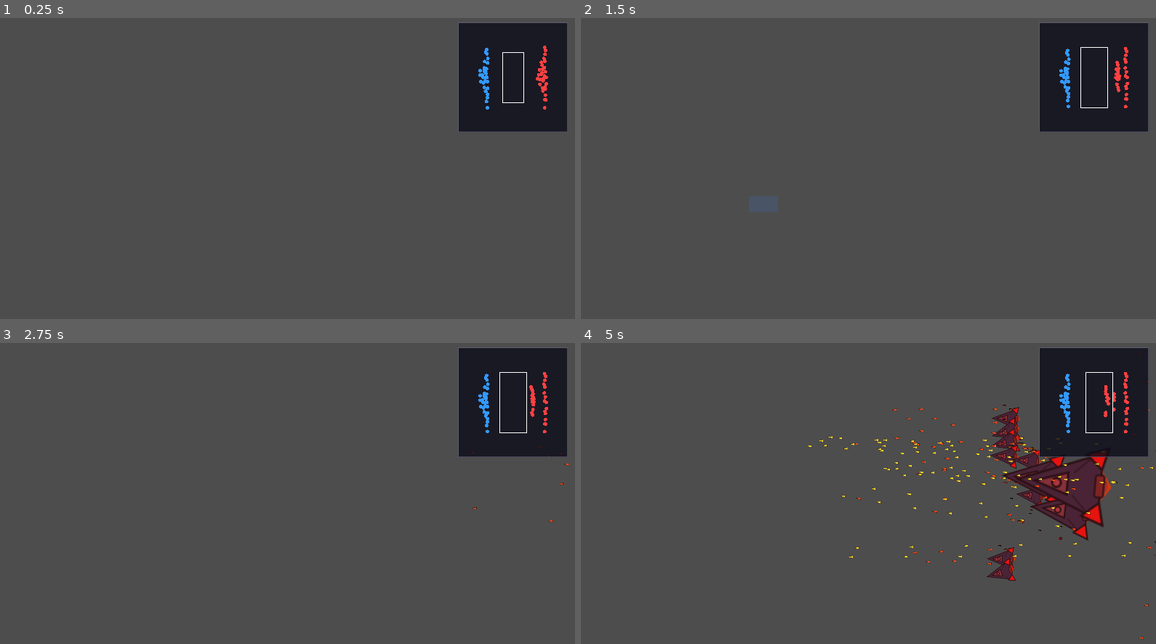
Above: before the commit, frames 1-4 (two rows, left to right).
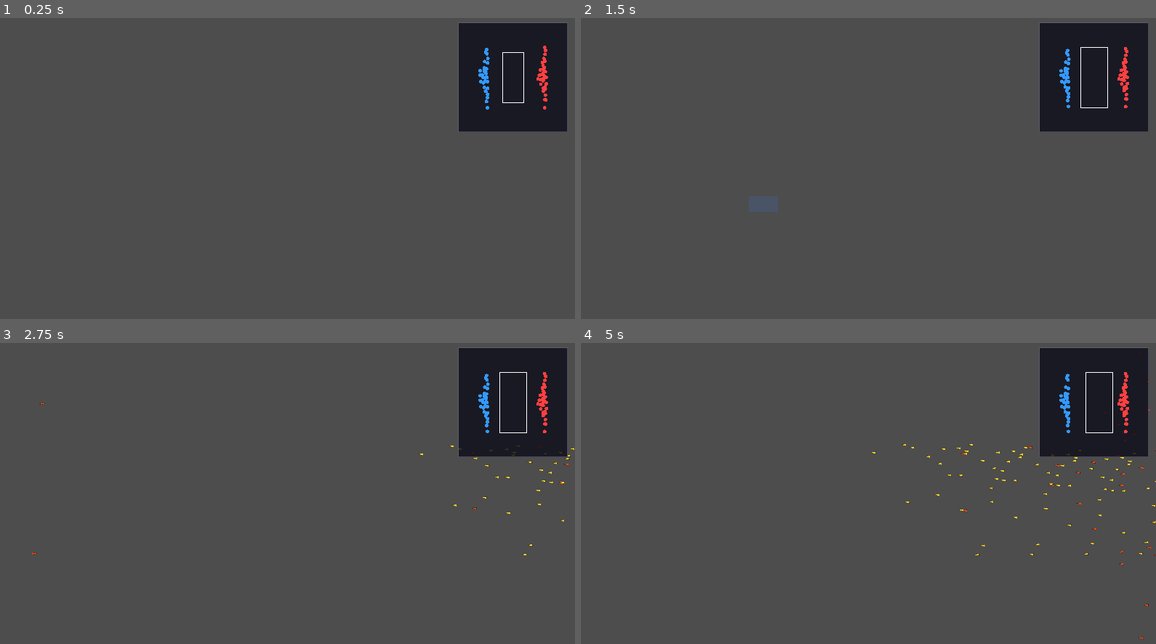
Above: after the commit, the same moments.

Repository: ZhanXuzhao/SpaceRTS
Game: Godot game, scene res://scenes/main.tscn
Two runs of this game, one before a commit and one after it. Both use one fixed random seed, a clock stepped at 60 frames per second and the inputs below.
Inputs (mouse positions are in pixels of both pictures, inside the frame that each line leads up to):
- Up to frame 1 (0.25 s): no input
- Up to frame 2 (1.5 s): tap Enter at 0.5 s; move the mouse to (995, 162) at 0.52 s; hold W 0.53-1.25 s; tap R at 0.6 s; click (995, 162) at 0.67 s; tap Space at 1.25 s; drag from (747, 195) to (834, 243) at 1.27 s
- Up to frame 3 (2.75 s): move the mouse to (345, 433) at 2.02 s; hold W from 2.03 s (still down); tap H at 2.1 s
- Up to frame 4 (5 s): release W at 2.75 s; drag from (834, 568) to (1138, 454) at 2.77 s; move the mouse to (1041, 553) at 3.52 s; hold A 3.53-4.25 s; tap 9 at 3.6 s; drag from (690, 454) to (1035, 436) at 4.27 s

The runs differ from the first frame. In frame 1, less than 0.1% of the frame differs, in the area x 93-95%, y 14-25%; in frame 2, 0.1%; in frame 3, 0.3%; in frame 4, 5.0%, in the area x 39-100%, y 13-79%.

Commit message:
fix: _get_max_range/_get_approach_range/_update_combat 缺少 _weapon_range_mult

Diff:
--- a/scripts/unit.gd
+++ b/scripts/unit.gd
@@ -205,7 +205,7 @@
 		if dist <= max_range:
 			for i in range(slot_count):
 				var w = _slot_weapons[i]
-				if w != null and dist <= w.range and _slot_cooldowns[i] <= 0.0:
+				if w != null and dist <= w.range * _weapon_range_mult and _slot_cooldowns[i] <= 0.0:
 					_fire_slot(i, _current_target)
 					_slot_cooldowns[i] = w.cooldown
 
@@ -309,7 +309,7 @@
 	var max_r := 0.0
 	for w in _slot_weapons:
 		if w != null:
-			max_r = max(max_r, w.range)
+			max_r = max(max_r, w.range * _weapon_range_mult)
 	return max_r
 
 
@@ -318,7 +318,7 @@
 	for w in _slot_weapons:
 		if w == null or w.weapon_type == Weapon.WeaponType.PD:
 			continue
-		min_r = min(min_r, w.range)
+		min_r = min(min_r, w.range * _weapon_range_mult)
 	return min_r if min_r < INF else 0.0
 
 func _rotate_toward(current: float, target: float, max_delta: float) -> float:
